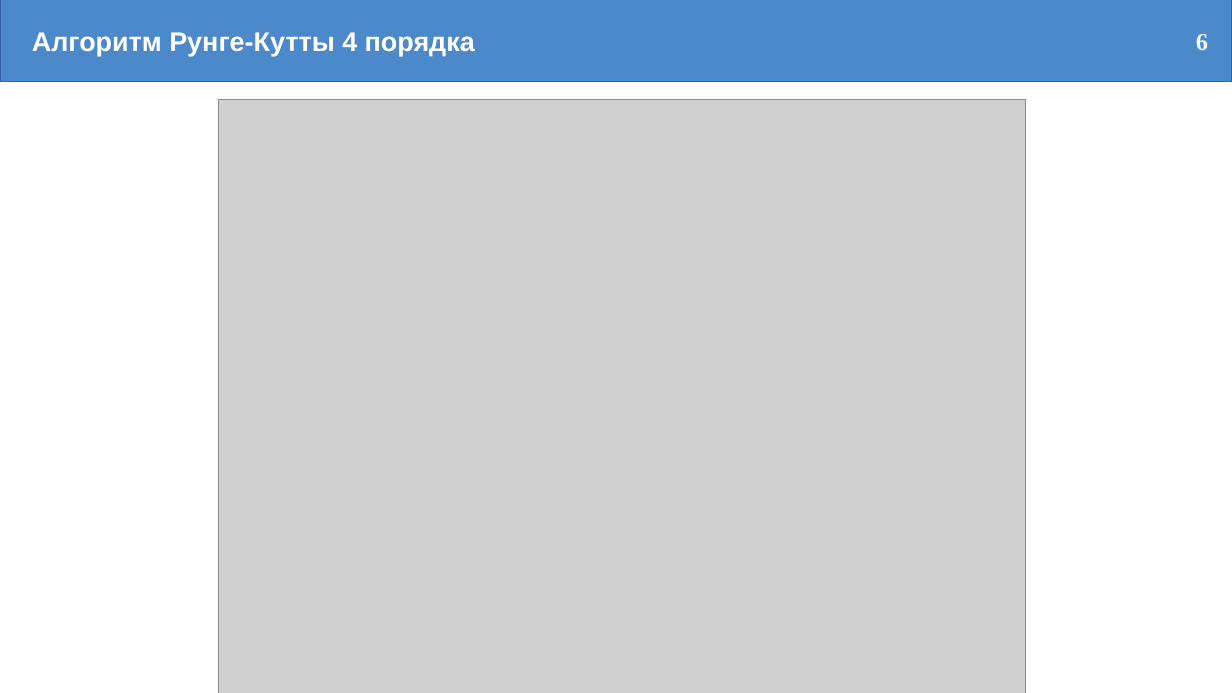
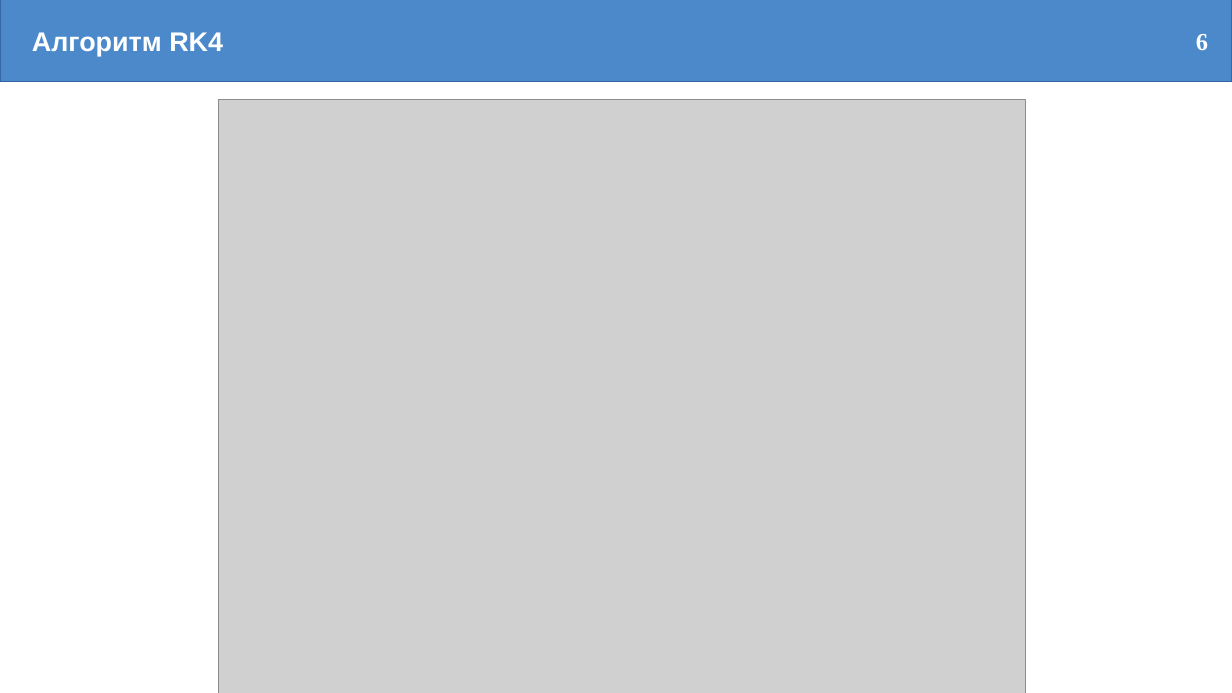
Before and after one commit to bestialyokel/diplom, a slide deck: slide 6 of диплом_отчет/bachurin_prez.pptx. Drawn at 1232x693 pixels with LibreOffice and Linux fonts; fonts in the diff are those of the drawing; grey boxes stand for pictures. Boxes give left, top, right and bottom in pixels: in the first picture for what was removed or moved away, otherwise in the second. Text is boxed around its words. In the diff, an @@ line names an element or a change of style, - is before the commit and + after.

```diff
--- a/диплом_отчет/bachurin_prez.pptx
+++ b/диплом_отчет/bachurin_prez.pptx
@@ text at (x1=32, y1=32, x2=223, y2=56): text changed @@
-Алгоритм Рунге-Кутты 4 порядка
+Алгоритм RK4
```
Also in this commit, not shown: 3 other slides changed, 10 other files.
